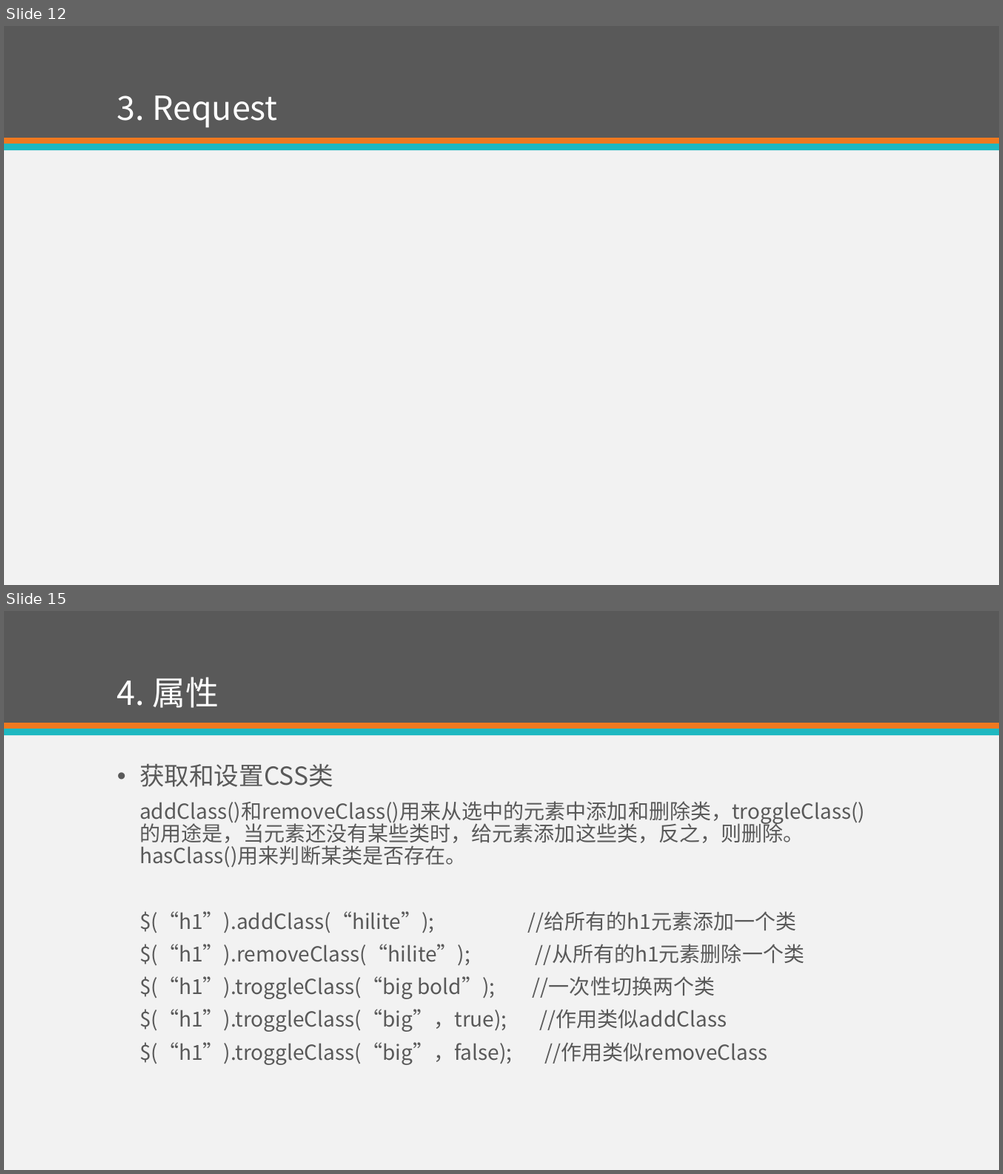
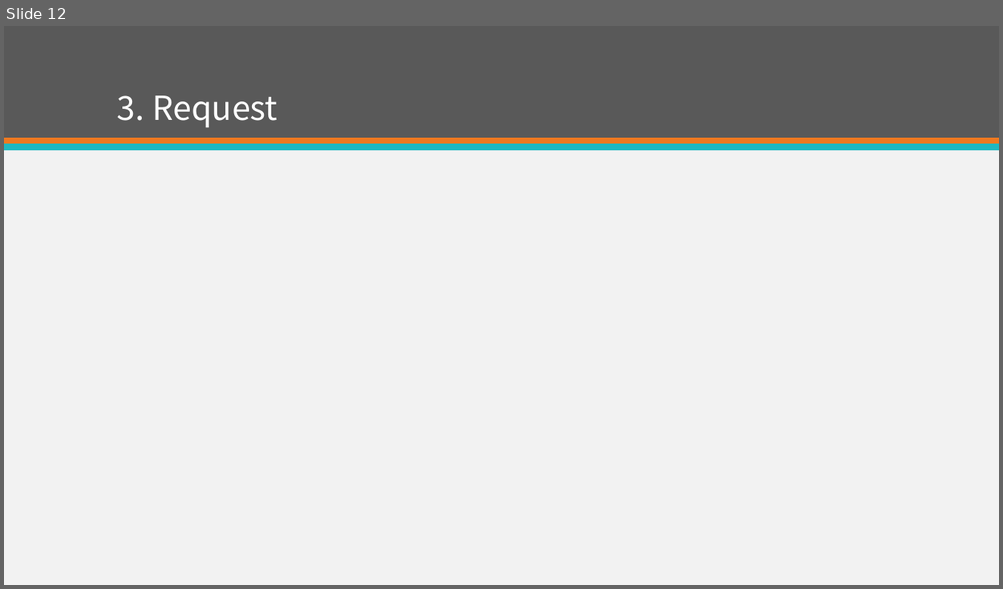
Before and after one commit to eventao/courseware, a slide deck: ppt/http.pptx. Shown one above the other, each under a label of ours: slides 12 and 15 before the commit, slide 12 after it; the slides between them are not shown. The pictures are 1003x1174 and 1003x589 pixels, drawn with LibreOffice and Linux fonts; fonts in the diff are those of the drawing. Boxes give left, top, right and bottom in pixels: in the first picture for what was removed or moved away, otherwise in the second. Text is boxed around its words. In the diff, an @@ line names an element or a change of style, - is before the commit and + after.

```diff
--- a/ppt/http.pptx
+++ b/ppt/http.pptx
@@ slide 15 removed at bbox=[4, 611, 999, 1170], background #F2F2F2; not listed: 3 template elements that a slide beside it also shows @@
@@ title removed at bbox=[117, 677, 219, 708] @@
-4. 属性
@@ text removed at bbox=[139, 764, 865, 1065] @@
-• 获取和设置CSS类
-  addClass()和removeClass()用来从选中的元素中添加和删除类，troggleClass()的用途是，当元素还没有某些类时，给元素添加这些类，反之，则删除。hasClass()用来判断某类是否存在。
-  $(“h1”).addClass(“hilite”); //给所有的h1元素添加一个类
-  $(“h1”).removeClass(“hilite”); //从所有的h1元素删除一个类
-  $(“h1”).troggleClass(“big bold”); //一次性切换两个类
-  $(“h1”).troggleClass(“big”，true); //作用类似addClass
-  $(“h1”).troggleClass(“big”，false); //作用类似removeClass
```
Also in this commit, not shown: 2 slides changed, 13 other slides removed, 1 other file.
